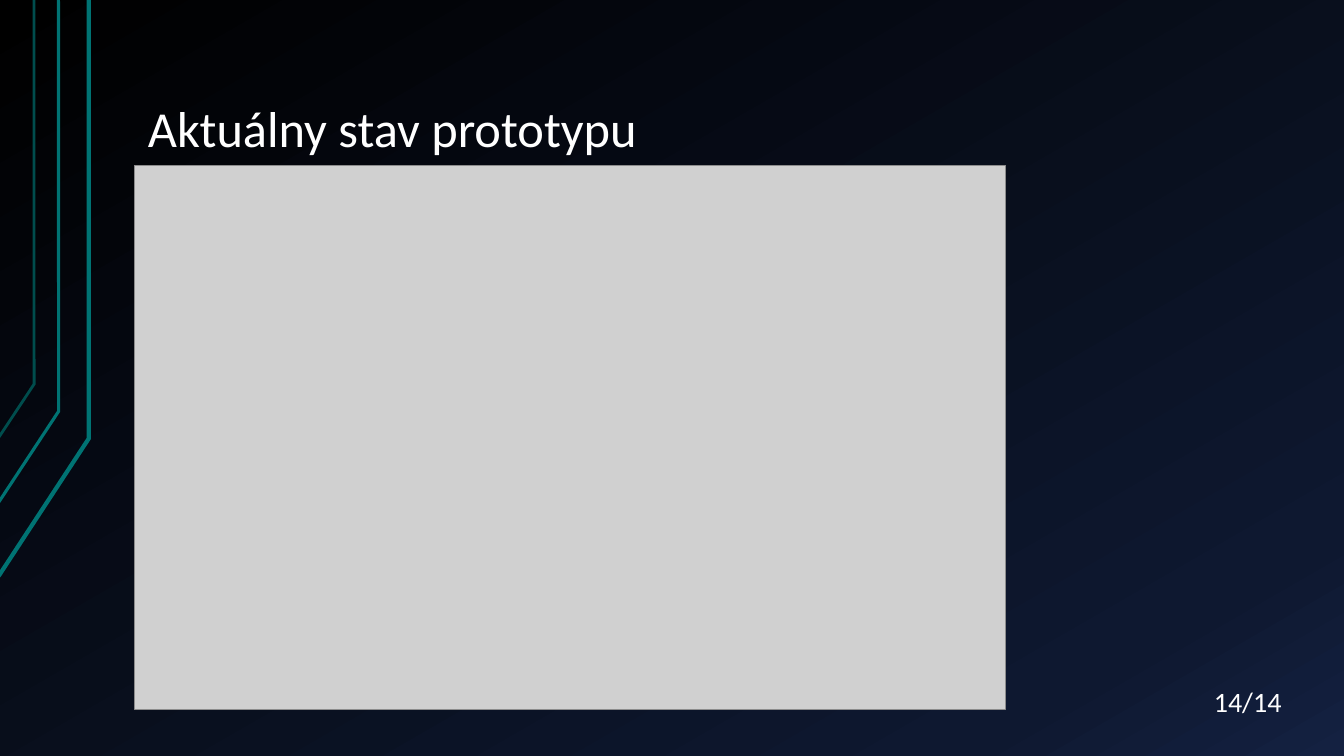
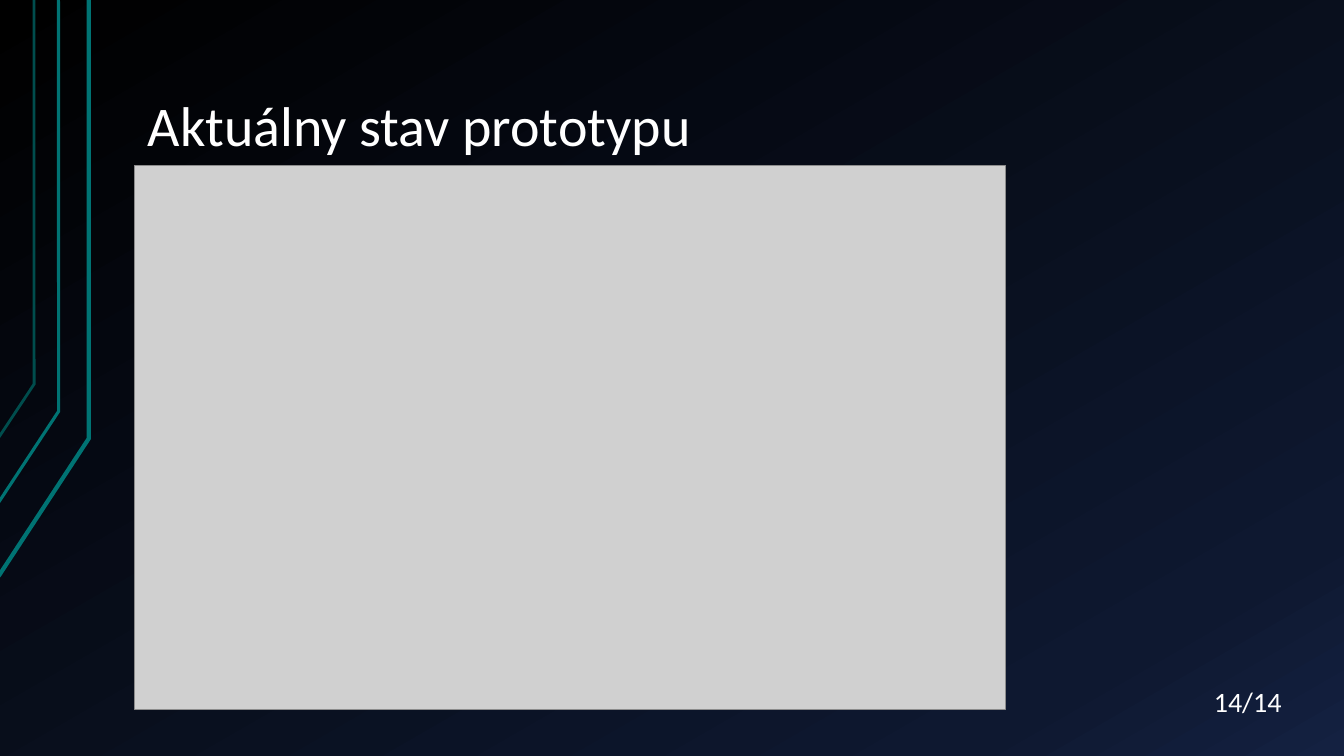
Before and after one commit to aks-2017/semestralne-zadania-semestralne-zadanie-xharvan-xbenod, a slide deck: slide 14 of docs/prezentacia/prezentacia.pptx. Drawn at 1344x756 pixels with LibreOffice and Linux fonts; fonts in the diff are those of the drawing; grey boxes stand for pictures. Boxes give left, top, right and bottom in pixels: in the first picture for what was removed or moved away, otherwise in the second. Text is boxed around its words. In the diff, an @@ line names an element or a change of style, - is before the commit and + after.

```diff
--- a/docs/prezentacia/prezentacia.pptx
+++ b/docs/prezentacia/prezentacia.pptx
@@ title "Aktuálny stav prototypu" at box(148, 107, 690, 155): size 36 to 40 pt @@
```
Also in this commit, not shown: 2 other slides changed, 1 other file.
